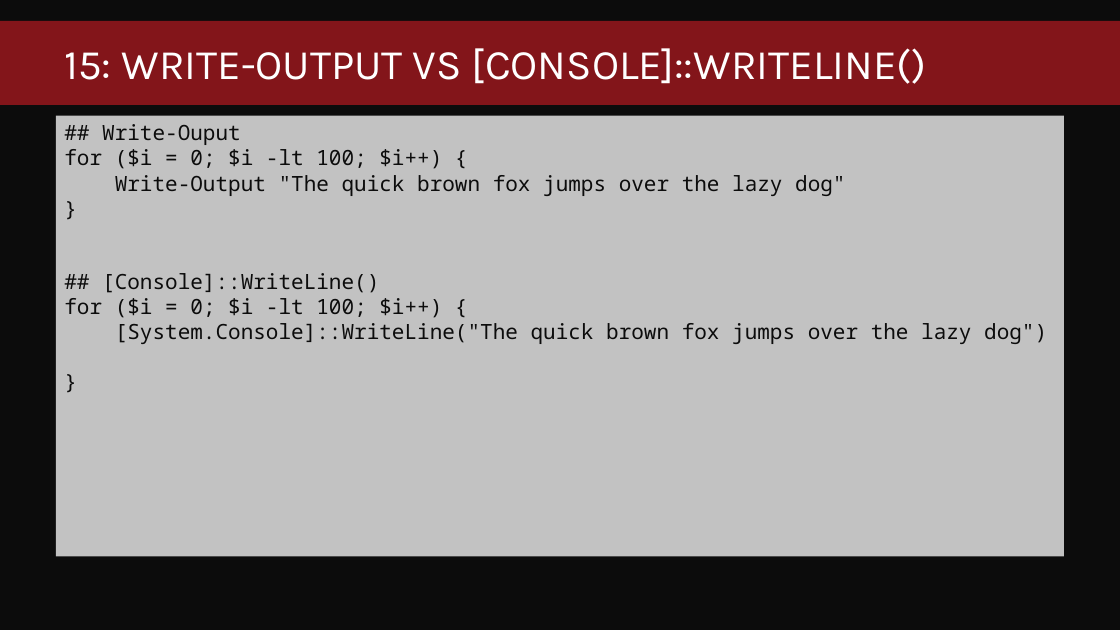
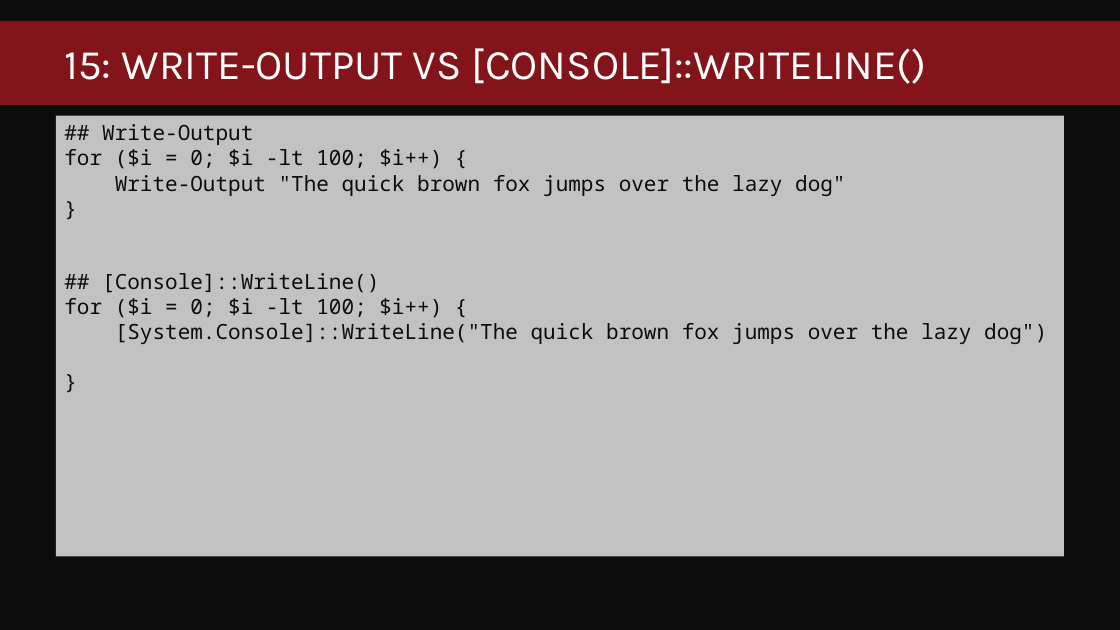
Before and after one commit to DumpsterDave/MMS-MOA-2020, a slide deck: slide 28 of Performance PowerShell/Performance PowerShell.pptx. Drawn at 1120x630 pixels with LibreOffice and Linux fonts; fonts in the diff are those of the drawing; background and template pictures are left out. Boxes give left, top, right and bottom in pixels: in the first picture for what was removed or moved away, otherwise in the second. Text is boxed around its words. In the diff, an @@ line names an element or a change of style, - is before the commit and + after.

```diff
--- a/Performance PowerShell/Performance PowerShell.pptx
+++ b/Performance PowerShell/Performance PowerShell.pptx
@@ text at [64,124,845,196]: text changed @@
-## Write-Ouput
-for ($i = 0; $i -lt 100; $i++) {
-Write-Output "The quick brown fox jumps over the lazy dog"
-}
+## Write-Output
+for ($i = 0; $i -lt 100; $i++) {
+Write-Output "The quick brown fox jumps over the lazy dog"
+}
```
Also in this commit, not shown: 5 other files.
